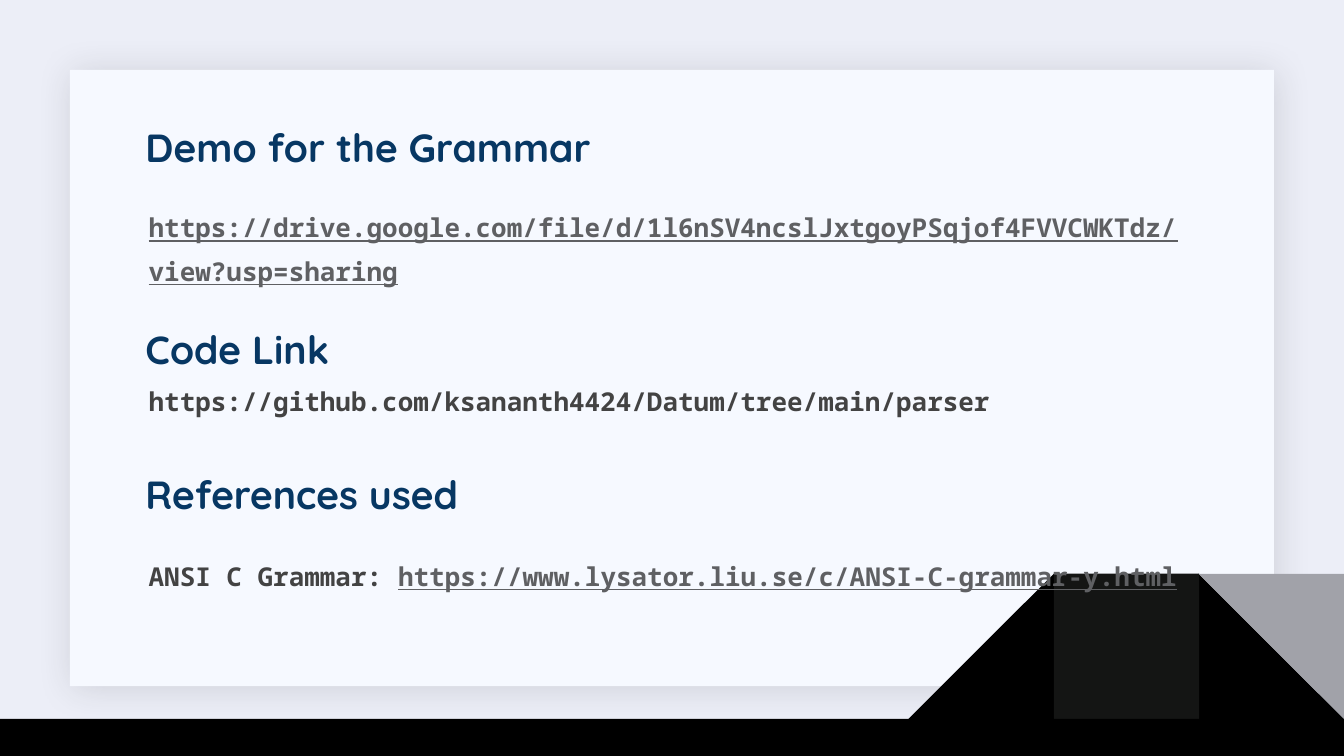
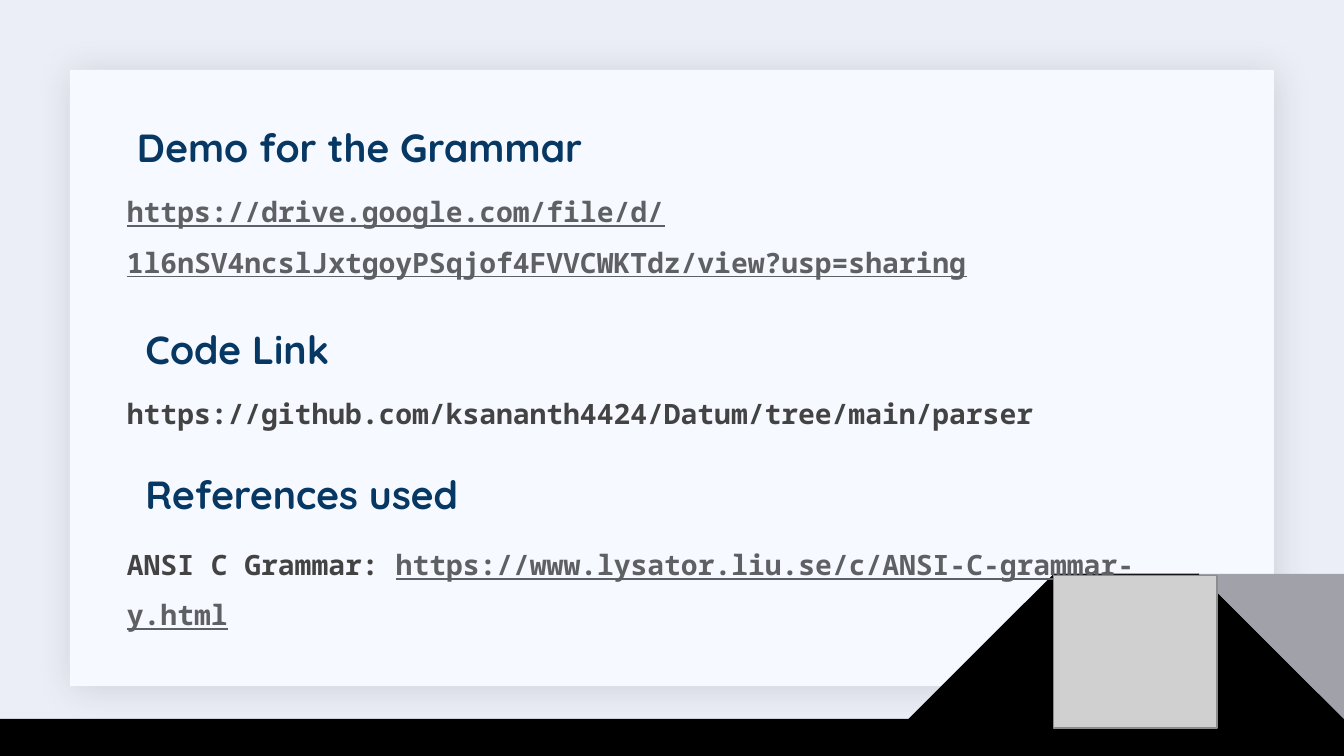
Before and after one commit to ksananth4424/Datum, a slide deck: slide 5 of Demo and Presentation/Presentations/Parser_Datum.pptx. Drawn at 1344x756 pixels with LibreOffice and Linux fonts; fonts in the diff are those of the drawing; grey boxes stand for pictures. Boxes give left, top, right and bottom in pixels: in the first picture for what was removed or moved away, otherwise in the second. Text is boxed around its words. In the diff, an @@ line names an element or a change of style, - is before the commit and + after.

```diff
--- a/Demo and Presentation/Presentations/Parser_Datum.pptx
+++ b/Demo and Presentation/Presentations/Parser_Datum.pptx
@@ title "Demo for the Grammar": place and size @@
-title "Demo for the Grammar" at bbox=[145, 133, 591, 163]
+title "Demo for the Grammar" at bbox=[137, 133, 582, 163]
@@ text "https://drive.google.com/file/d/1l6nSV4ncslJxtgoyPSqjof4FVVC ...": place and size @@
-text "https://drive.google.com/file/d/1l6nSV4ncslJxtgoyPSqjof4FVVC ..." at bbox=[149, 217, 1177, 592]
+text "https://drive.google.com/file/d/1l6nSV4ncslJxtgoyPSqjof4FVVC ..." at bbox=[127, 200, 1134, 632]
@@ text "https://drive.google.com/file/d/1l6nSV4ncslJxtgoyPSqjof4FVVC ..." at bbox=[127, 200, 1134, 632]: size 13.9 to 15 pt; line spacing 1.4 to 1.5 @@
@@ picture added at bbox=[1054, 575, 1218, 728] @@
```
Also in this commit, not shown: 4 other slides changed, 4 other files.
